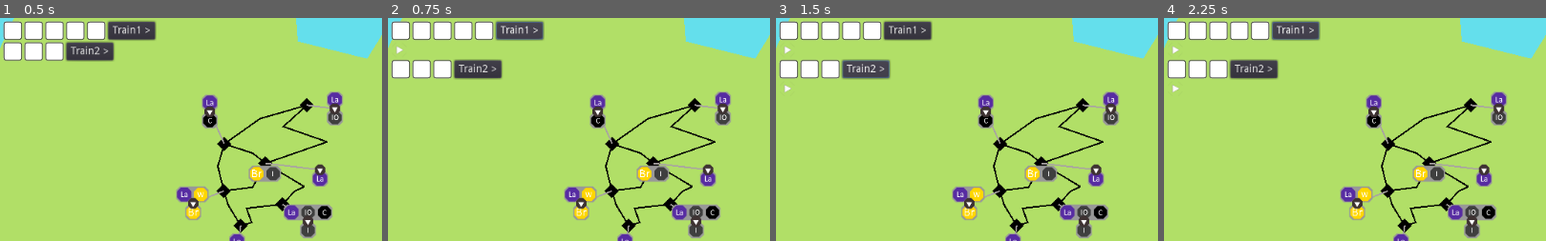
Above: before the commit, frames 1-4 (left to right).
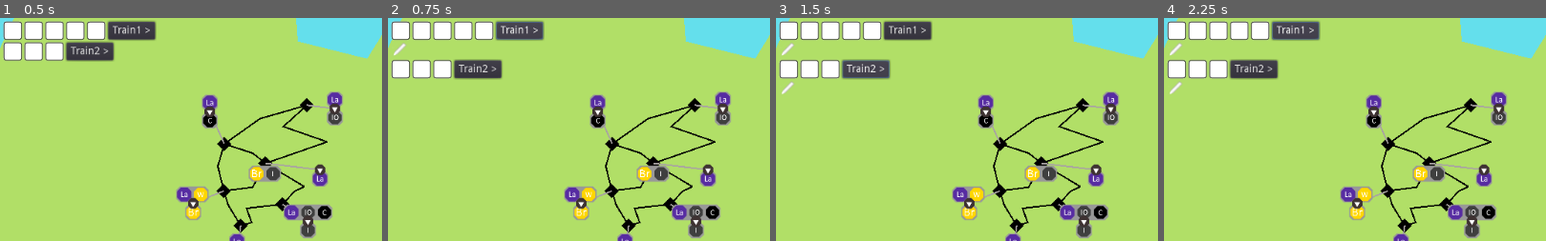
Above: after the commit, the same moments.

Repository: LeBoku/supply-chained
Game: Godot game, scene res://Game.tscn
The game is run twice, just before and just after one commit, with the same random seed, the same clock (stepped at 60 frames per second) and the same inputs.
Inputs:
- Up to frame 1 (0.5 s): no input
- Up to frame 2 (0.75 s): click "Train1 >" at 0.5 s
- Up to frame 3 (1.5 s): click "Train2 >" at 1.25 s
- Up to frame 4 (2.25 s): click "Train1 >" at 2 s
The pictures show only the part of the screen within x 0-50%, y 0-50%; the shares and areas given below are measured in that part.

Frame 1 is identical in both runs. In frame 2, less than 0.1% of the frame differs, in the area x 1-5%, y 11-18%; in frame 3, 0.1%, in the area x 1-5%, y 11-35%; in frame 4, 0.1%.

Commit message:
minor improvements

Diff:
--- a/supply-chained/Game.gd
+++ b/supply-chained/Game.gd
@@ -30,5 +30,5 @@
 	var temp_route = route_builder.get_temporary_route(final_station, start_station)
 
 	add_child(temp_route)
-	yield(temp_route.add_carrier(carrier).start(), "completed")
+	yield(temp_route.add_carrier(carrier, false).start(), "completed")
 	temp_route.queue_free()
--- a/supply-chained/carriers/Carrier.gd
+++ b/supply-chained/carriers/Carrier.gd
@@ -39,10 +39,12 @@
 func update_cargo():
 	emit_signal("cargo_changed")
 
-func update_route(route):
+func update_route(route, clear_temp_route = true):
 	current_route = route
 	emit_signal("route_changed")
-	update_temp_route(null)
+
+	if clear_temp_route:
+		update_temp_route(null)
 
 func update_temp_route(route):
 	temp_route = route
--- a/supply-chained/route-builder/RouteBuilder.gd
+++ b/supply-chained/route-builder/RouteBuilder.gd
@@ -16,6 +16,7 @@
 func build_route():
 	active = true
 	route = Route.instance()
+	route.editing = true
 
 	enable_stops(true)
 
@@ -41,10 +42,12 @@
 		production.set_enabled(enabled)
 
 func finish_route():
-	emit_signal("route_finalized")
 	enable_stops(false)
+	route.editing = false
 	route = null
 	active = false
+
+	emit_signal("route_finalized")
 
 func get_stations_between(stationA: Station, stationB: Station, intermediate_stations:Array = []):
 	var connections = stationA.get_connected_stations()
--- a/supply-chained/router/Route.gd
+++ b/supply-chained/router/Route.gd
@@ -12,6 +12,7 @@
 
 var carrier: Carrier
 var active = false
+var editing = false
 
 func init(steps:Array, repeats = true):
 	self.steps = steps
@@ -27,9 +28,9 @@
 
 	emit_signal("changed")
 
-func add_carrier(carrier: Carrier):
+func add_carrier(carrier: Carrier, clear_temp_route = true):
 	self.carrier = carrier
-	carrier.update_route(self)
+	carrier.update_route(self, clear_temp_route)
 	return self
 
 func start():
--- a/supply-chained/router/hud/RouteHud.gd
+++ b/supply-chained/router/hud/RouteHud.gd
@@ -2,6 +2,7 @@
 
 const play_icon = preload("res://util/icons/play.png")
 const pause_icon = preload("res://util/icons/pause.png")
+const edit_icon = preload("res://util/icons/edit.png")
 
 const Util = preload("res://util/Util.gd")
 const RouteStepHud = preload("res://router/hud/RouteStepHud.tscn")
@@ -18,12 +19,14 @@
 		route.connect("changed", self, "display_route")
 		display_route()
 
-
 func display_route():
 	Util.remove_children(self, [$State])
 
 	if route != null:
-		$State.texture = play_icon
+		if route.editing:
+			$State.texture = edit_icon
+		else:
+			$State.texture = play_icon
 
 		if route.repeats:
 			for step in route.steps:
@@ -32,6 +35,3 @@
 		else:
 			add_child(RouteStepHud.instance().initialize(route.steps[0], $"/root/CargoHelper"))
 			add_child(RouteStepHud.instance().initialize(route.steps[-1], $"/root/CargoHelper"))
-
-	else:
-		$State.texture = pause_icon
Binary file added: supply-chained/util/icons/edit.png
Not shown, added: supply-chained/util/icons/edit.png.import
